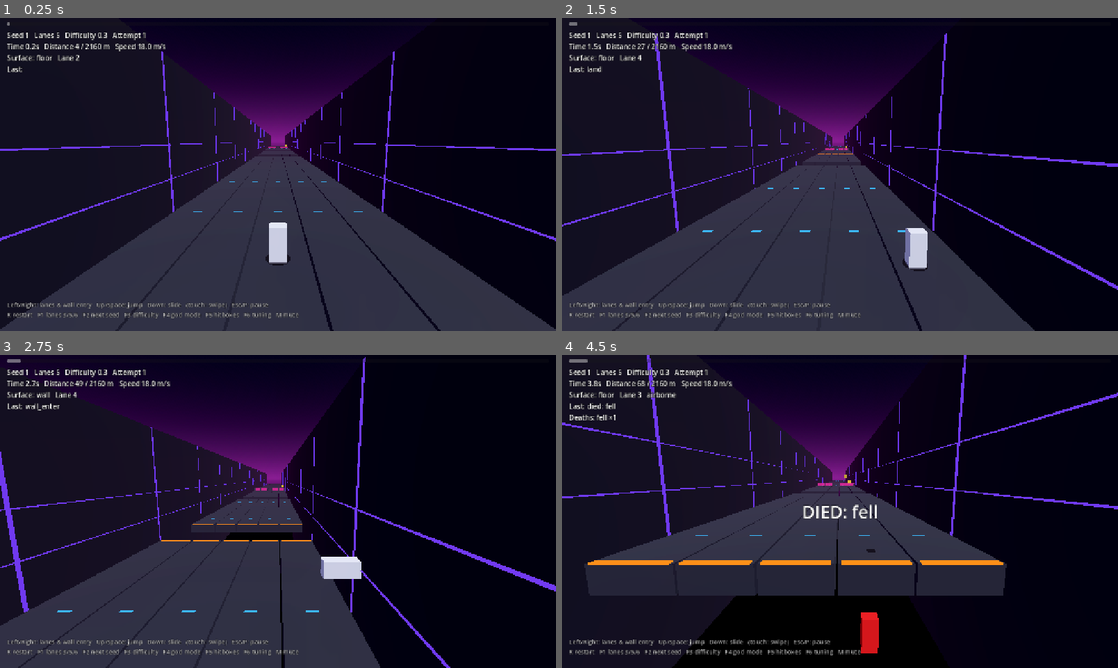
Above: before the commit, frames 1-4 (two rows, left to right).
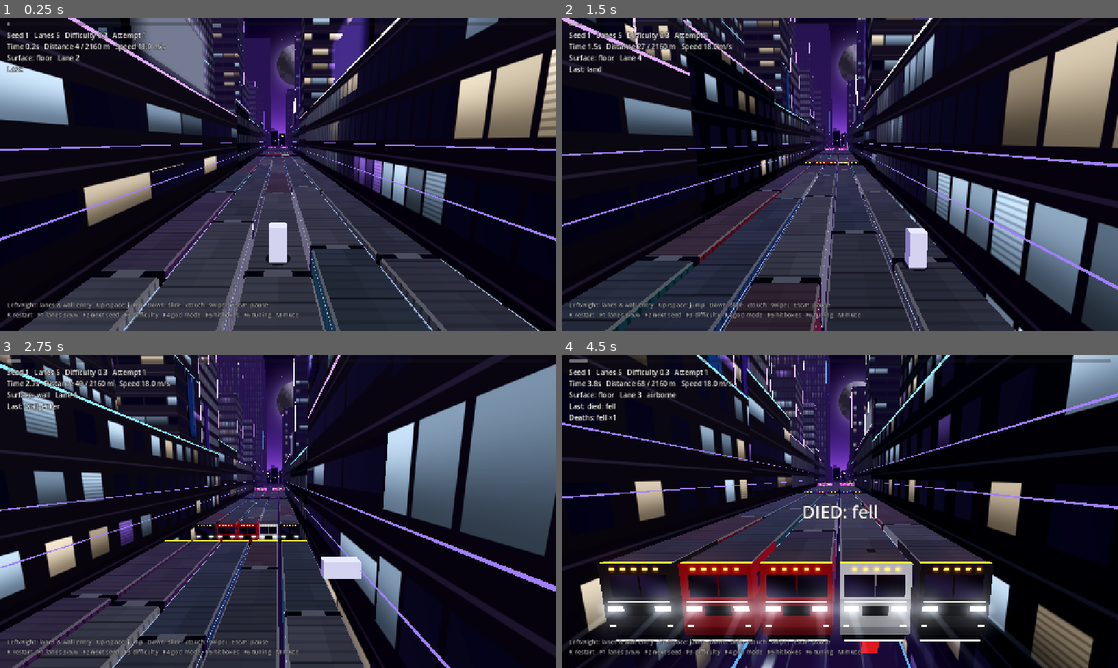
Above: after the commit, the same moments.

Repository: JacobCromwell/NeonRunner
Game: Godot game, scene res://scenes/main.tscn
The game is run twice, just before and just after one commit, with the same random seed, the same clock (stepped at 60 frames per second) and the same inputs.
Inputs (mouse positions are in pixels of both pictures, inside the frame that each line leads up to):
- Up to frame 1 (0.25 s): no input
- Up to frame 2 (1.5 s): move the mouse to (962, 158) at 0.52 s; hold Right (move_right) 0.53-1.25 s; tap Shift (dash) at 0.6 s; click (962, 158) at 0.67 s; tap Up (jump) at 0.77 s; drag from (728, 190) to (812, 237) at 1.27 s
- Up to frame 3 (2.75 s): move the mouse to (333, 442) at 2.02 s; hold Right (move_right) from 2.03 s (still down); tap Shift (dash) at 2.1 s
- Up to frame 4 (4.5 s): release Right (move_right) at 2.75 s; drag from (812, 574) to (673, 464) at 2.77 s; move the mouse to (1006, 558) at 3.52 s; hold Left (move_left) 3.53-4.25 s; tap Shift (dash) at 3.6 s; tap Up (jump) at 3.77 s; drag from (673, 464) to (756, 433) at 4.27 s

The runs differ from the first frame. In frame 1, 28% of the frame differs, in the area x 0-100%, y 0-100%; in frame 2, 36%; in frame 3, 35%; in frame 4, 35%.

Commit message:
Use the city skin in the prototype level
Co-Authored-By: Claude Opus 5.5 <noreply@anthropic.com>
Claude-Session: https://claude.ai/code/session_012JJAcAhBdZbxgGQfkbi75J

Diff:
--- a/data/levels/prototype_level.tres
+++ b/data/levels/prototype_level.tres
@@ -1,7 +1,7 @@
 [gd_resource type="Resource" script_class="LevelConfig" load_steps=3 format=3]
 
 [ext_resource type="Script" path="res://scripts/core/level_config.gd" id="1_level"]
-[ext_resource type="Resource" path="res://data/skins/greybox_skin.tres" id="2_skin"]
+[ext_resource type="Resource" path="res://data/skins/city_skin.tres" id="2_skin"]
 
 [resource]
 script = ExtResource("1_level")
